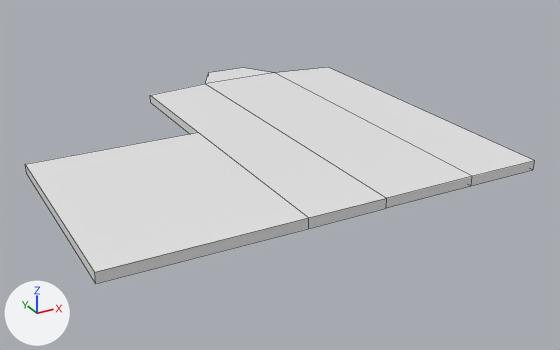
The FBX model Assets/3D Models/HouseModels/h1_parts/h1_plate_a.fbx, before and after one commit.
One viewpoint serves both versions: a 50 mm lens placed at (-15.2, -36.8, 15.0), pointed at (3.2, -3.3, -1.7). Every picture has the same lights, and +X, +Y and +Z are marked at lower left. The first picture is the older version. Mesh edges are drawn as thin lines.

The first picture shows 'h1_plate_a'.
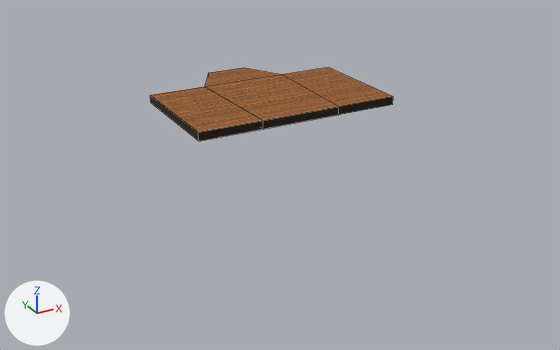
Where the newer file only moved an object's origin or applied its transform, the numbers keep the older frame.

Location of each change, (x1, y1, x2, y2) in pixels of the pictures (560 x 350 px):
'h1_plate_a', reshaped (52% narrower, 66% shorter): before (25, 67, 535, 284); after (150, 67, 393, 141)
part 1 of me_cube_011, cut back: before (25, 67, 535, 284); after (150, 67, 393, 141)
part 2 of me_cube_011, recoloured (white to brown): before (205, 68, 271, 84); after (205, 68, 281, 86)

What the commit changed:
Picture 'Wood_Tile_01.png' (img_wood_tile_01_png) is new.
Material 'wood' (mat_wood) is new.
Its texture is img_wood_tile_01_png.
Its roughness is 1.0.
me_cube_011 is used by ob_h1_plate_a; location (2.95, -2.01, 0.25).
me_cube_011 had 28 vertices, 24 faces and spanned x -12.3..9.5, y -10.2..11.4, z -0.2..0.2.
me_cube_011 now has 20 vertices, 18 faces and spans x -3.3..9.5, y 1.3..11.4, z -0.2..0.3.
Part 1, on me_cube_011:
14 vertices are removed from x -12.3..9.5, y -10.2..1.3, z -0.2..0.2.
17 faces are deleted.
4 vertices move from x 0.6..5.6, y 9.2, z -0.2..0.2 to x 0.4..5.9, y 8.7, z -0.2..0.3.
6 vertices are added at (9.5, 1.3, -0.2), (0.6, 1.3, -0.2), (5.6, 1.3, -0.2), (9.5, 1.3, 0.3), (0.6, 1.3, 0.3), (5.6, 1.3, 0.3).
11 new faces join them.
me_cube_011 part 2: 7 faces spanning x -3.3..9.5, y 8.7..11.4, z -0.2..0.3 switch from no material to mat_wood (picture img_wood_tile_01_png).
